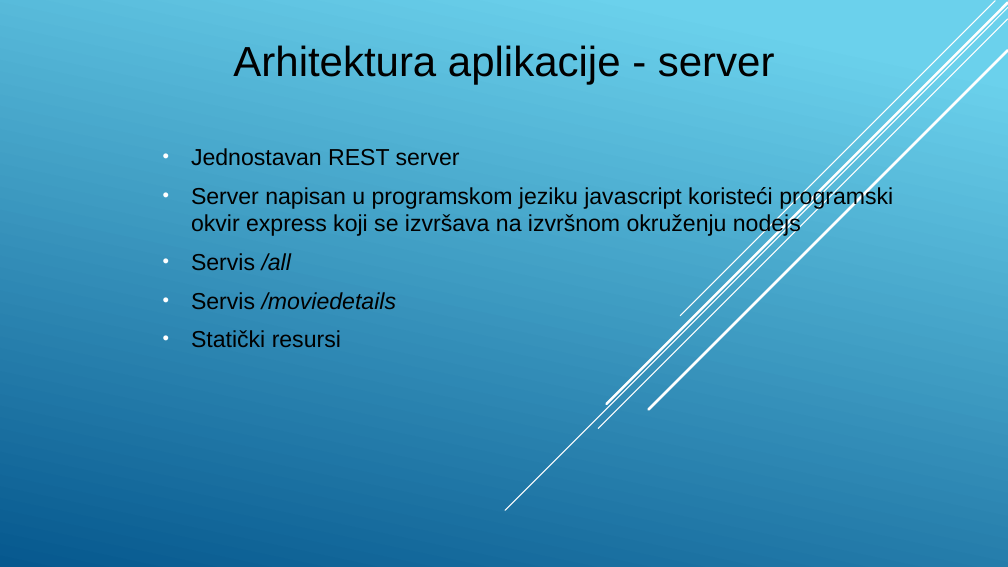
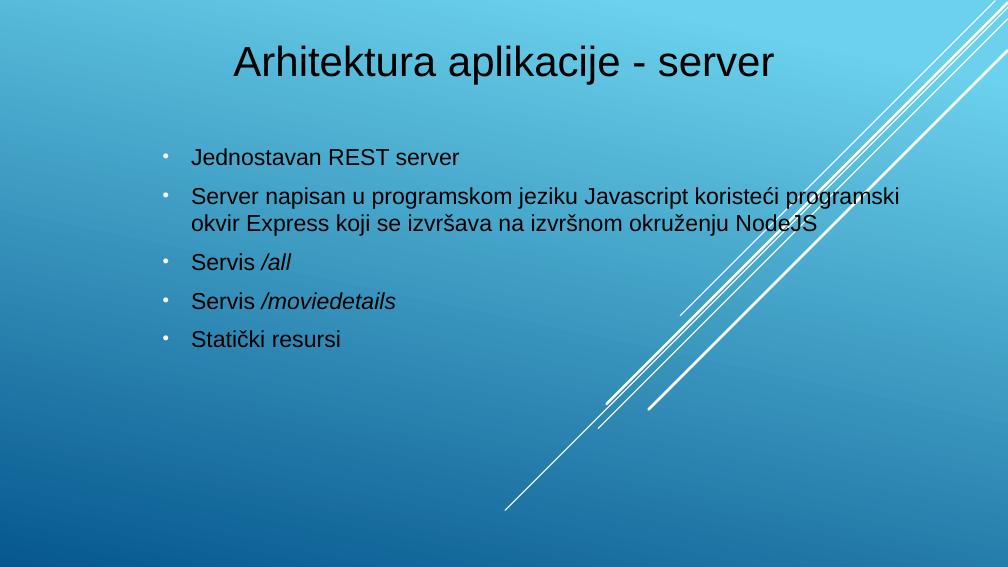
Before and after one commit to stefan11091991/masterRadAndroid, a slide deck: slide 5 of prezentacija.pptx. Drawn at 1008x567 pixels with LibreOffice and Linux fonts; fonts in the diff are those of the drawing. Boxes give left, top, right and bottom in pixels: in the first picture for what was removed or moved away, otherwise in the second. Text is boxed around its words. In the diff, an @@ line names an element or a change of style, - is before the commit and + after.

```diff
--- a/prezentacija.pptx
+++ b/prezentacija.pptx
@@ subtitle at (191, 185, 900, 237): text changed @@
-• Server napisan u programskom jeziku javascript koristeći programski okvir express koji se izvršava na izvršnom okruženju nodejs
+• Server napisan u programskom jeziku Javascript koristeći programski okvir Express koji se izvršava na izvršnom okruženju NodeJS
```
Also in this commit, not shown: 1 other slide changed.
